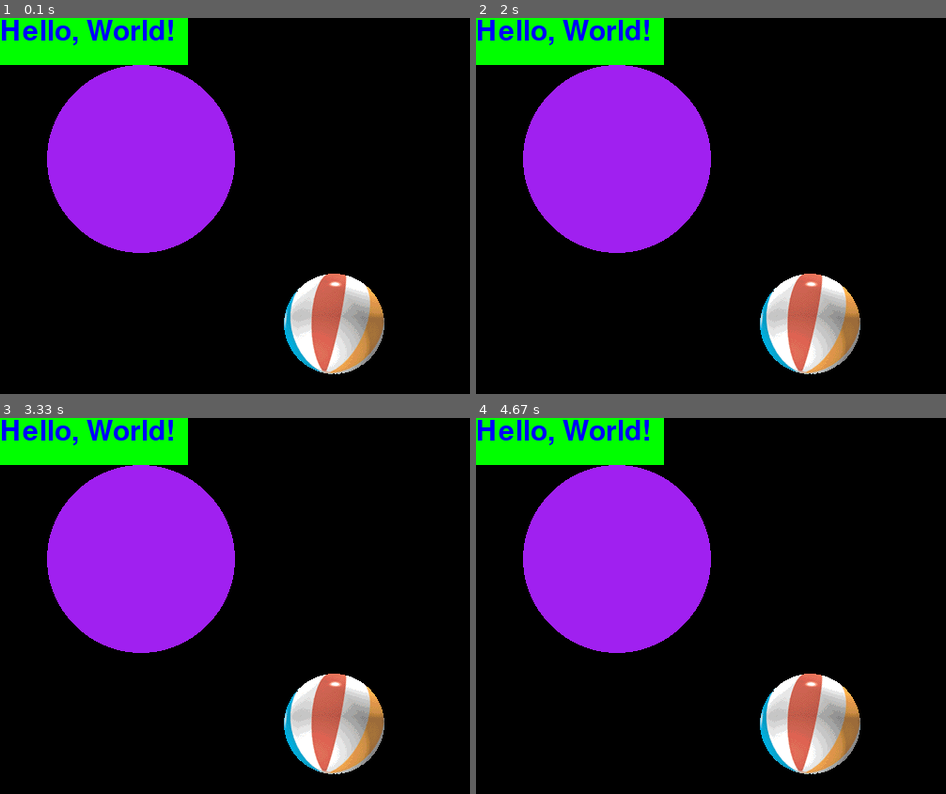
Above: before the commit, frames 1-4 (two rows, left to right).
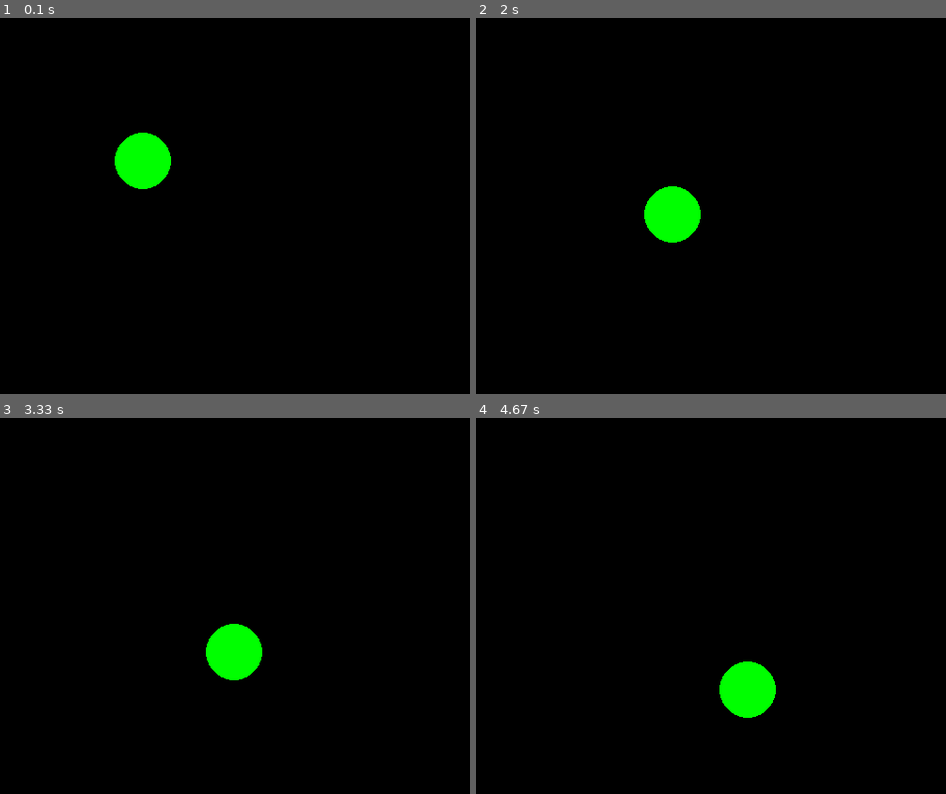
Above: after the commit, the same moments.

Repository: MeganSorenson/cmput174
Game: pygame game, started from lecture/pygame_tutorital/poke_the_dots_V2.py
Same seed, same stepped clock (60 frames per second), same inputs: the game is played once before the commit and once after it.
Inputs:
- Up to frame 1 (0.1 s): no input
- Up to frame 2 (2 s): no input
- Up to frame 3 (3.33 s): no input
- Up to frame 4 (4.67 s): no input

The runs differ from the first frame. In frame 1, 25% of the frame differs, in the area x 0-82%, y 0-95%; in frame 2, 25%; in frame 3, 26%; in frame 4, 26%.

Commit message:
poke the dots v2

Diff:
--- a/lecture/pygame_tutorital/poke_the_dots_V1.py
+++ b/lecture/pygame_tutorital/poke_the_dots_V2.py
@@ -14,7 +14,7 @@
 # display image on screen - DONE
 # render text to screen at different locations - DONE
 # render text to screen in different colors - DONE
-# move geometric shapes on screen
+# move/animate geometric shapes on screen - DONE
 
 # BONUS GOALS 3
 # make sure geometric shapes stay within screen boundaries while they are moving
@@ -33,42 +33,40 @@
     # set title of the window
     pygame.display.set_caption("Poke The Dots")
 
-    # loop to continue game as long as player doesn't close the window
+    # == Main Game Loop
+    # each iteration over the loop will draw the dot at a static location
+    # we will then move the dot a small amount and redraw the dot
+    # repeat many times a second to give the appearance of motion
+    # continue game as long as player doesn't close the window
     run_game = True
+
+    # initialize game objects
+    bg_color = pygame.Color("black")
+
+    game_clock = pygame.time.Clock()
+    frames_per_second = 30
+
+    circle_pos = [150, 150]
+    circle_velocity = [1, 1]
+    circle_color = pygame.Color("green")
+    circle_radius = 30
+
     while run_game:
         for event in pygame.event.get():
             if event.type == pygame.QUIT:
                 run_game = False
 
-        # draw purple circle
-        circle_color = pygame.Color("purple")
-        circle_pos = (150, 150)
-        circle_radius = 100
+        # draw dot to screen and then move its location for next time
+        # creates the illusion of motion
+        screen.fill(bg_color)
         pygame.draw.circle(screen, circle_color, circle_pos, circle_radius)
-        # draw green rectangle
-        rect_left = 0
-        rect_top = 0
-        rect_width = 200
-        rect_height = 50
-        rect_color = pygame.Color("green")
-        green_rect = pygame.Rect(rect_left, rect_top, rect_width, rect_height)
-        pygame.draw.rect(screen, rect_color, green_rect)
-        # draw image to screen at position ball_pos
-        ball = pygame.image.load("intro_ball.gif")
-        ball_pos = (300, 270)
-        screen.blit(ball, ball_pos)
+        for index in range(0, 2):
+            circle_pos[index] += circle_velocity[index]
 
-        # render text to screen
-        text_string = "Hello, World!"
-        text_font = pygame.font.SysFont(
-            "Comic Sans", 45)
-        text_color = pygame.Color("blue")
-        text_image = text_font.render(text_string, True, text_color)
-        text_pos = (0, 0)
-        screen.blit(text_image, text_pos)
-
-        # update display all at once
+        # render all drawn objects to the screen
         pygame.display.flip()
+        # set framerate so doesn't move too fast
+        game_clock.tick(frames_per_second)
 
 
 main()
